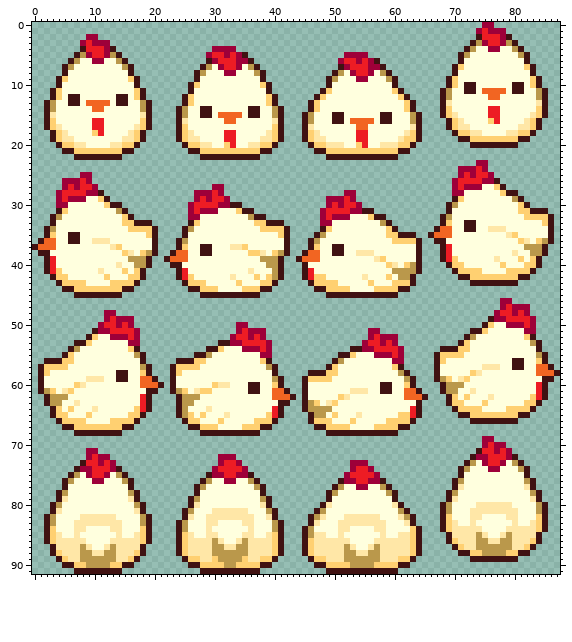
Edited in one commit: sprite sheet (src/assets/leghorn-hen.png). Above: the version before the commit.
The file is 88x92 pixels.
The result:
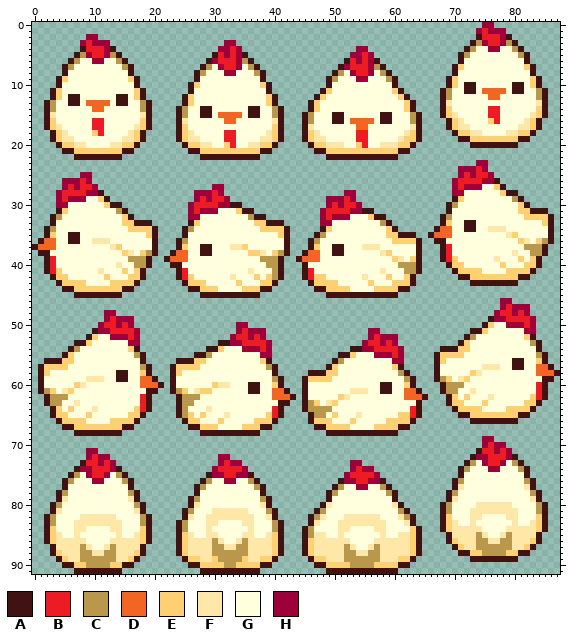
Palette (. is transparent): A #401212  B #ed1c24  C #ba984b  D #f26522  E #ffd071  F #ffe7a7  G #ffffde  H #9e0039
Changes in this commit:
Colour B becomes colour A in row 5 at x 30; in row 6 at x 52.
Colour H becomes colour B in row 4 at x 33; in row 5 at x 55.
Colour E becomes colour C in row 40 at x 62.
Colour G becomes colour C in row 40 at x 61.
Colour H becomes colour C in row 6 at x 35; in row 7 at x 57.
Colour C becomes colour E in row 42 at x 62.
Colour G becomes colour E in row 38 at x 59; in row 39 at x 60 and 63.
Colour G becomes colour F in row 37 at x 55 to 57; in row 38 at x 58; in row 39 at x 61; in row 41 at x 58.
Colour C becomes colour G in row 41 at x 60 to 61; in row 42 at x 61.
Colour E becomes colour G in row 39 at x 58; in row 40 at x 59.
Colour F becomes colour G in row 38 at x 54 to 56; in row 39 at x 57; in row 40 at x 60.
The author put colour H in row 3 at x 32 to 33; in row 4 at x 34 and 54 to 55; in row 5 at x 56.
Colour B becomes colour H in row 73 at x 33; in row 74 at x 55.
Colour H is removed in row 4 at x 30; in row 5 at x 29 and 52; in row 6 at x 51; in row 72 at x 33; in row 73 at x 55.
